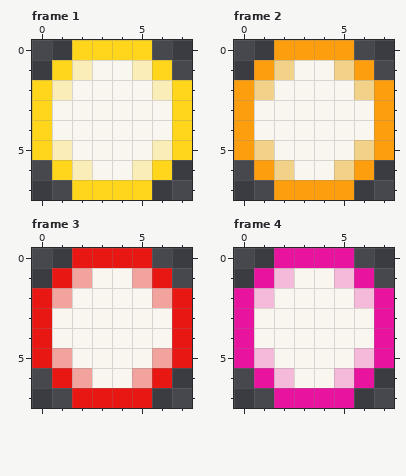
Two versions of one pixel-art file, assets/guns/bullets.aseprite. Above is the file before it was changed.
8x8 pixels, 4 frames. Shown: frame 1, frame 2, frame 3, frame 4.
The result:
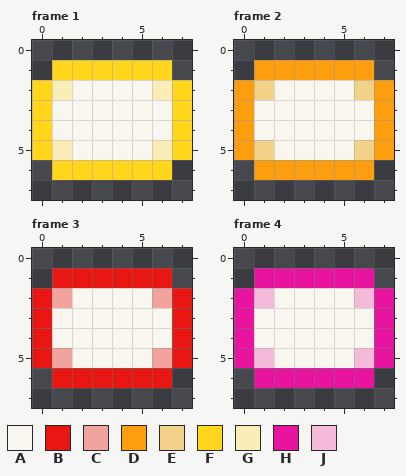
Palette (. is transparent): A #f9f5ef  B #e81713  C #f3a39e  D #fd9e0e  E #f2d188  F #ffd61c  G #faedb8  H #e8139e  J #f5bada
Commit: better bullets, gun turret disarm animation
What changed:
Frame 1:
y 0: x 2..5 FFFF -> ....
y 1: x 2..5 GAAG -> FFFF
y 6: x 2..5 GAAG -> FFFF
y 7: x 2..5 FFFF -> ....
Frame 2:
y 0: x 2..5 DDDD -> ....
y 1: x 2..5 EAAE -> DDDD
y 6: x 2..5 EAAE -> DDDD
y 7: x 2..5 DDDD -> ....
Frame 3:
y 0: x 2..5 BBBB -> ....
y 1: x 2..5 CAAC -> BBBB
y 6: x 2..5 CAAC -> BBBB
y 7: x 2..5 BBBB -> ....
Frame 4:
y 0: x 2..5 HHHH -> ....
y 1: x 2..5 JAAJ -> HHHH
y 6: x 2..5 JAAJ -> HHHH
y 7: x 2..5 HHHH -> ....
Changed places in both pictures, as pixel boxes (x1, y1, x2, y2):
changed: (72, 40, 152, 80)
changed: (72, 160, 152, 200)
changed: (274, 40, 354, 80)
changed: (274, 160, 354, 200)
changed: (72, 248, 152, 288)
changed: (72, 368, 152, 408)
changed: (274, 248, 354, 288)
changed: (274, 368, 354, 408)
